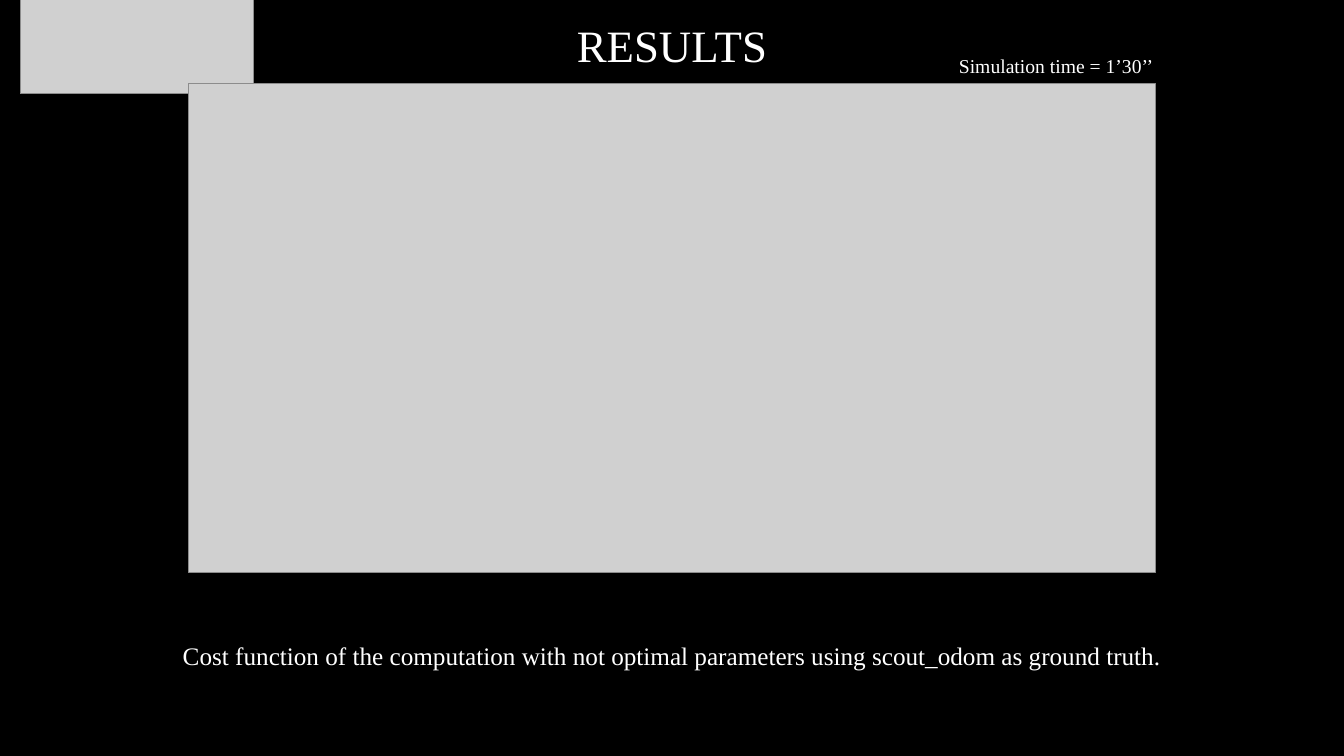
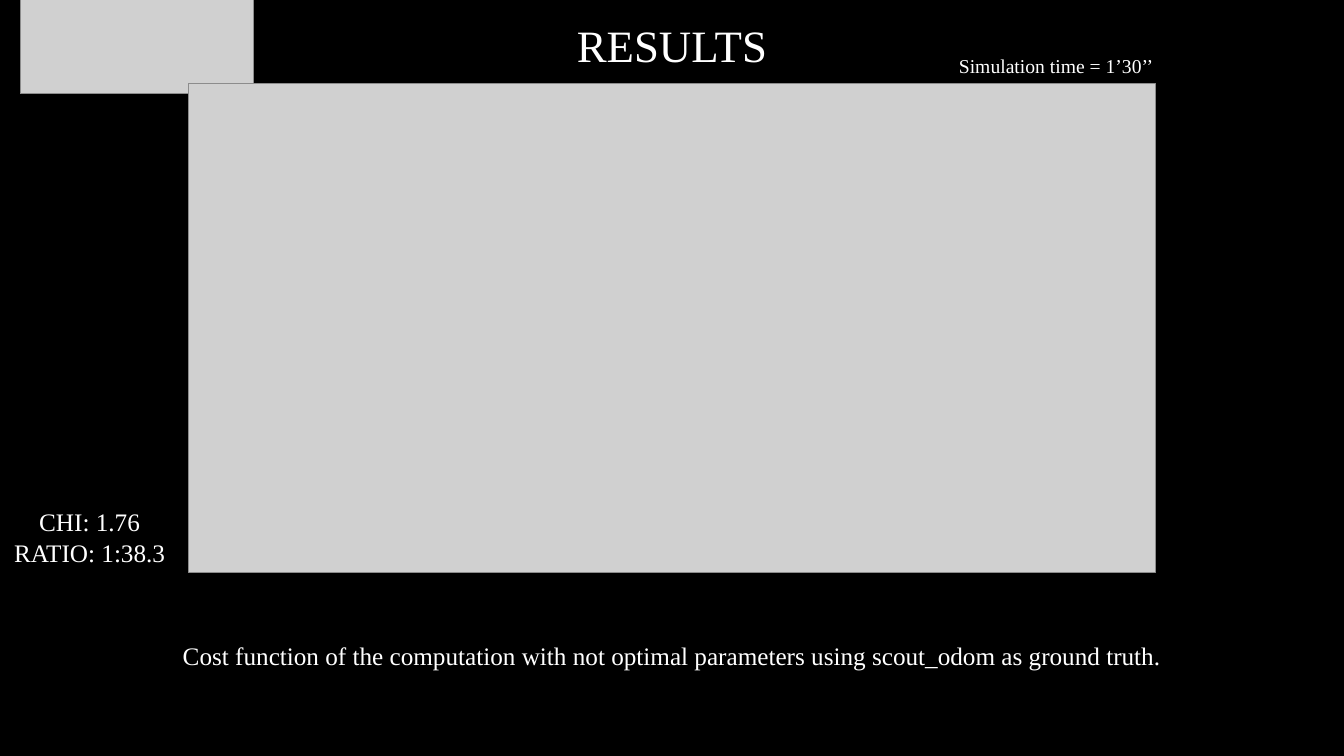
Before and after one commit to marcoCella/scout_ros, a slide deck: slide 10 of project1/Instructions.pptx. Drawn at 1344x756 pixels with LibreOffice and Linux fonts; fonts in the diff are those of the drawing; grey boxes stand for pictures. Boxes give left, top, right and bottom in pixels: in the first picture for what was removed or moved away, otherwise in the second. Text is boxed around its words. In the diff, an @@ line names an element or a change of style, - is before the commit and + after.

```diff
--- a/project1/Instructions.pptx
+++ b/project1/Instructions.pptx
@@ text added at [14,514,165,563], 18 pt, text #FFFFFF @@
+CHI: 1.76
+RATIO: 1:38.3
```
Also in this commit, not shown: 11 other slides changed, 1 other file.
